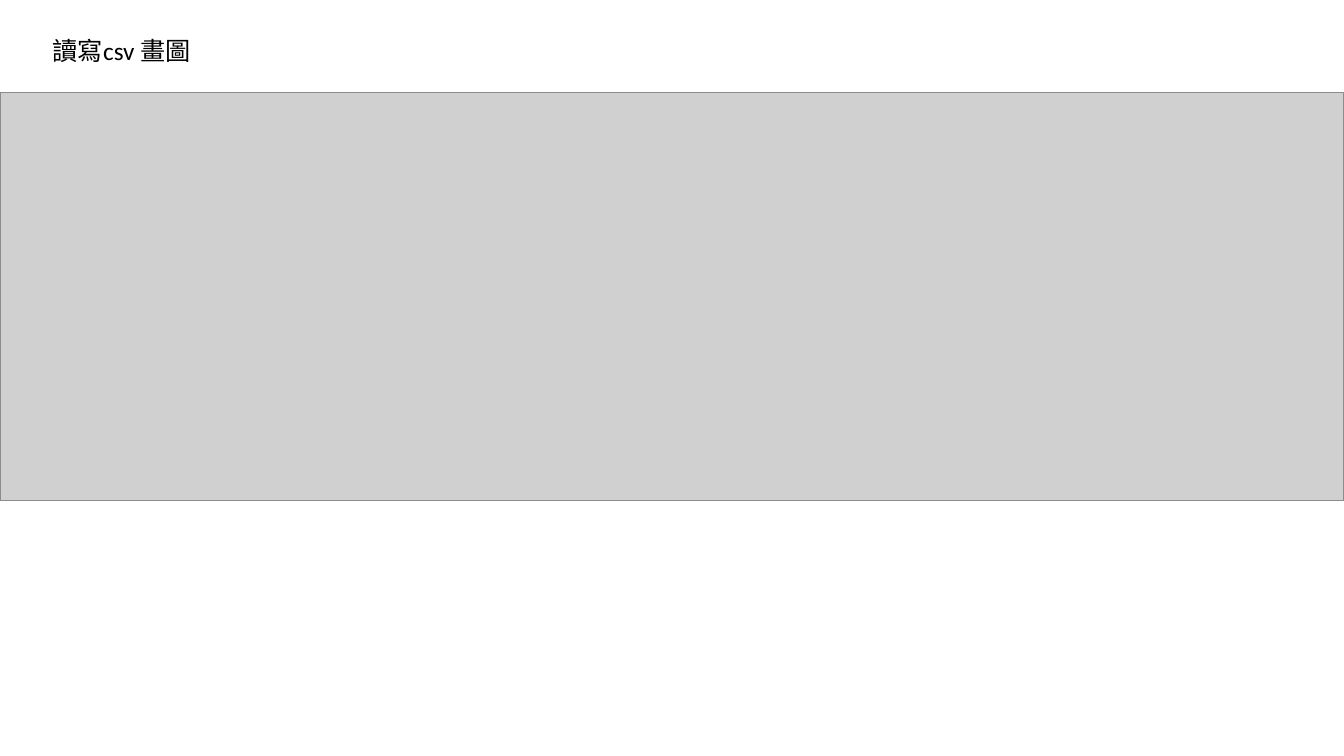
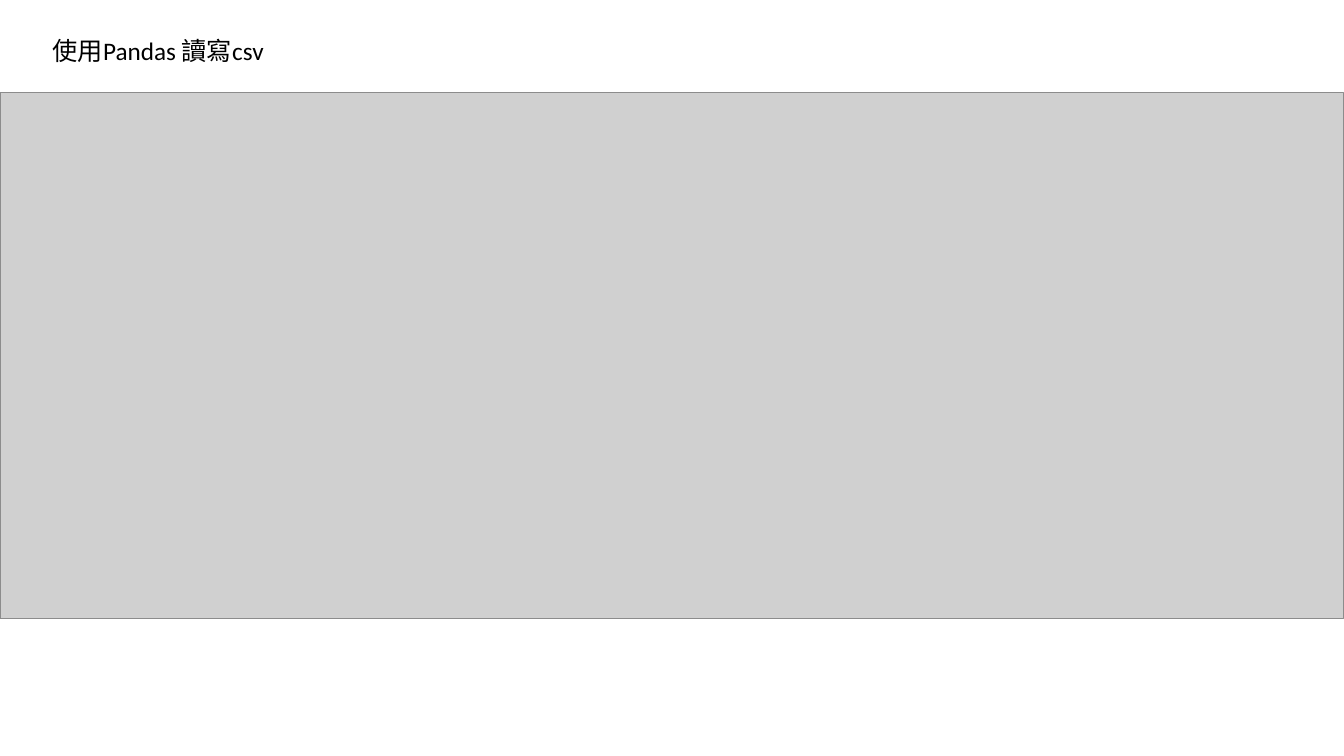
Before and after one commit to mike52ten11/python-data-analysis, a slide deck: slide 16 of python講義.pptx (slide 6 before the commit). Drawn at 1344x756 pixels with LibreOffice and Linux fonts; fonts in the diff are those of the drawing; grey boxes stand for pictures. Boxes give left, top, right and bottom in pixels: in the first picture for what was removed or moved away, otherwise in the second. Text is boxed around its words. In the diff, an @@ line names an element or a change of style, - is before the commit and + after.

```diff
--- a/python講義.pptx
+++ b/python講義.pptx
@@ text at [53,38,264,62]: text changed @@
-讀寫csv 畫圖
+使用Pandas 讀寫csv
@@ picture: place and size @@
-picture at [0,93,1344,500]
+picture at [0,93,1344,618]
```
Also in this commit, not shown: 1 other slide changed, 24 slides added, 1 slide removed, 16 other files.
